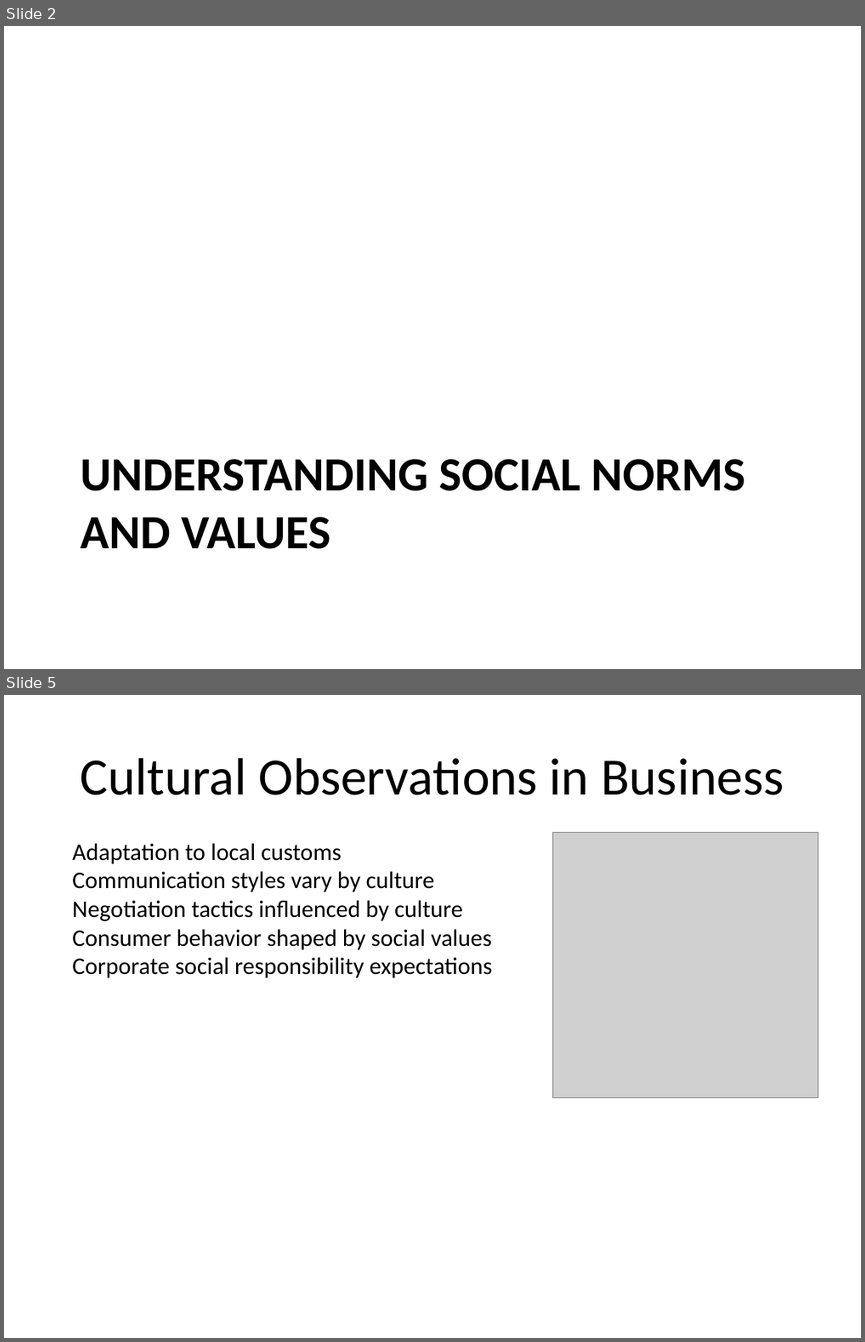
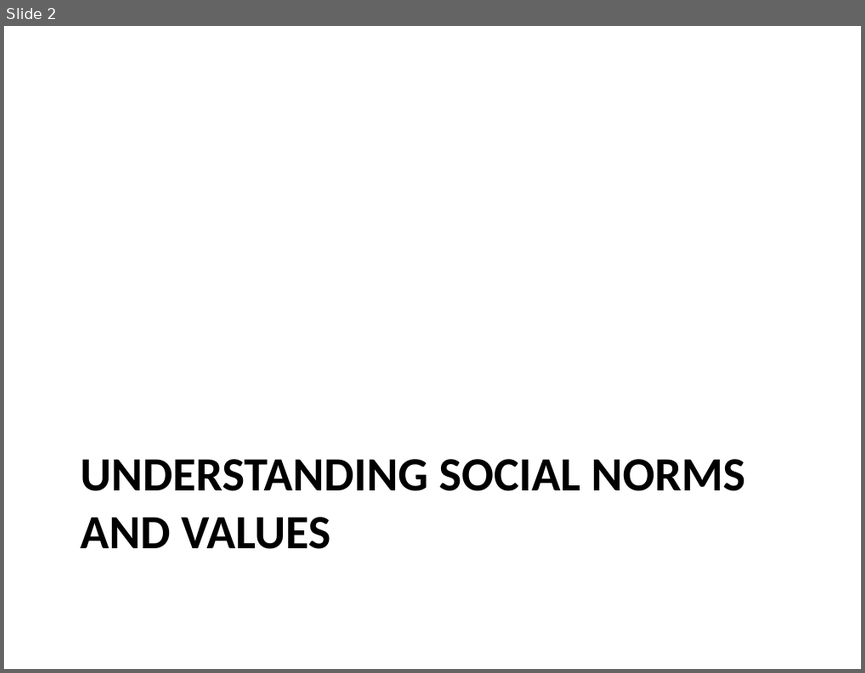
Before and after one commit to suman98/slide-gen-ai, a slide deck: output/presentation.pptx. Shown one above the other, each under a label of ours: slides 2 and 5 before the commit, slide 2 after it; the slides between them are not shown. The pictures are 865x1342 and 865x673 pixels, drawn with LibreOffice and Linux fonts; fonts in the diff are those of the drawing; grey boxes stand for pictures. Boxes give left, top, right and bottom in pixels: in the first picture for what was removed or moved away, otherwise in the second. Text is boxed around its words. In the diff, an @@ line names an element or a change of style, - is before the commit and + after.

```diff
--- a/output/presentation.pptx
+++ b/output/presentation.pptx
@@ slide 5 removed at (x1=4, y1=695, x2=861, y2=1338), background #FFFFFF @@
@@ title removed at (x1=80, y1=758, x2=783, y2=795) @@
-Cultural Observations in Business
@@ text removed at (x1=72, y1=843, x2=492, y2=978) @@
-Adaptation to local customs
-Communication styles vary by culture
-Negotiation tactics influenced by culture
-Consumer behavior shaped by social values
-Corporate social responsibility expectations
@@ picture removed at (x1=552, y1=832, x2=818, y2=1098) @@
```
Also in this commit, not shown: 4 slides changed, 3 slides added, 1 other slide removed, 12 other files.
